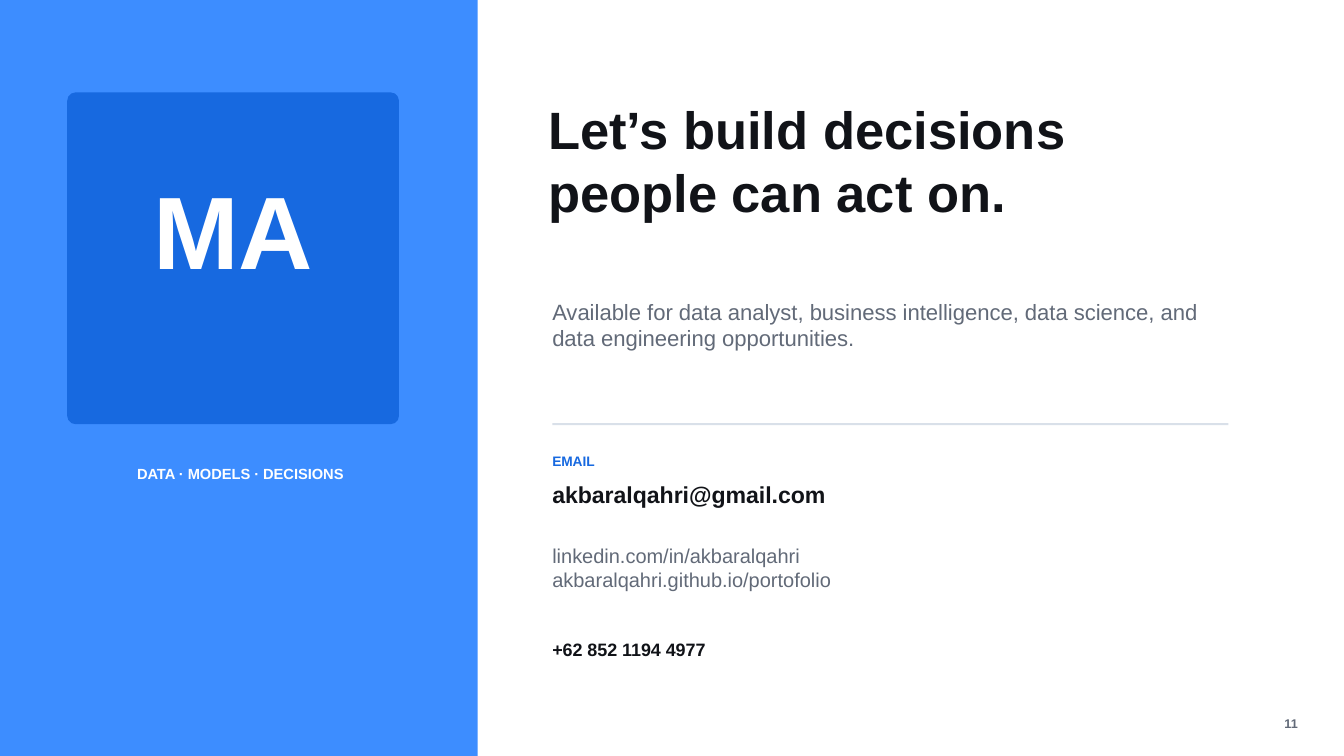
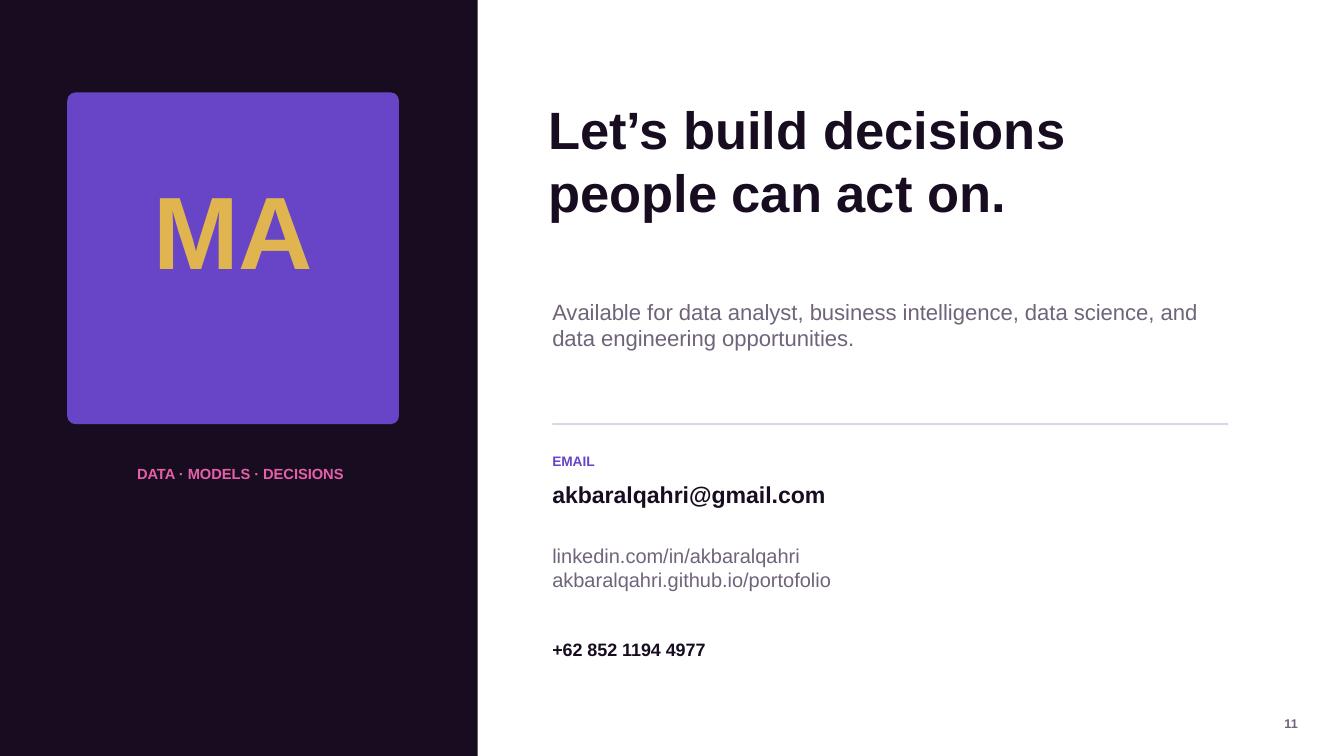
Before and after one commit to akbaralqahri/portofolio, a slide deck: slide 11 of outputs/Muhammad_Ali_Akbar_Al-Qahri_Portfolio.pptx. Drawn at 1344x756 pixels with LibreOffice and Linux fonts; fonts in the diff are those of the drawing. Boxes give left, top, right and bottom in pixels: in the first picture for what was removed or moved away, otherwise in the second. Text is boxed around its words. In the diff, an @@ line names an element or a change of style, - is before the commit and + after.

```diff
--- a/outputs/Muhammad_Ali_Akbar_Al-Qahri_Portfolio.pptx
+++ b/outputs/Muhammad_Ali_Akbar_Al-Qahri_Portfolio.pptx
@@ rectangle at bbox=[0, 0, 478, 756]: fill #3D8DFF to #180D20 @@
@@ rounded rectangle at bbox=[68, 93, 399, 424]: fill #1769E0 to #6845C6 @@
@@ text "MA" at bbox=[153, 198, 313, 269]: text colour #FFFFFF to #E0B44F @@
@@ text "DATA · MODELS · DECISIONS" at bbox=[137, 468, 343, 479]: text colour #FFFFFF to #E65FA8 @@
@@ text "EMAIL" at bbox=[552, 456, 594, 466]: text colour #1769E0 to #6845C6 @@
```
Also in this commit, not shown: 10 other slides changed, 6 other files.
